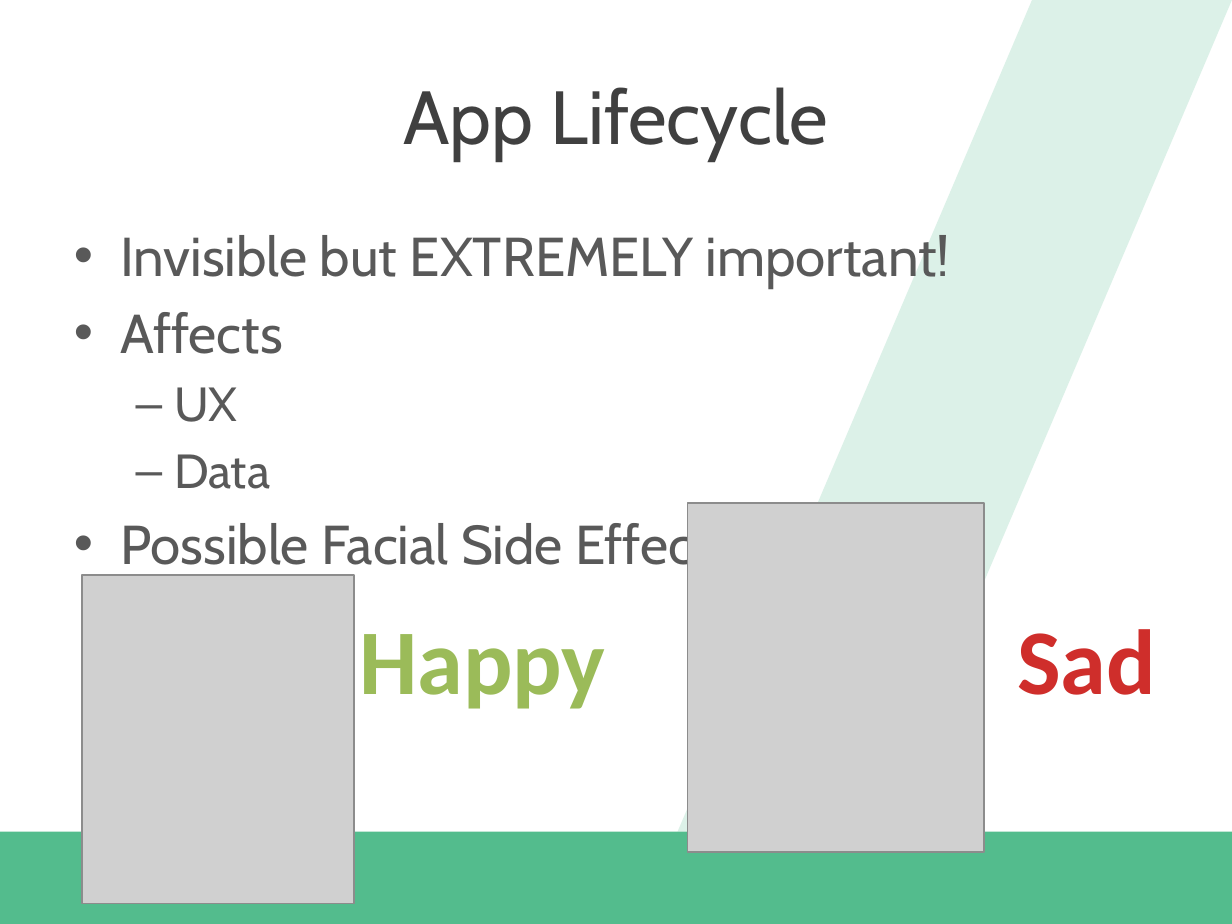
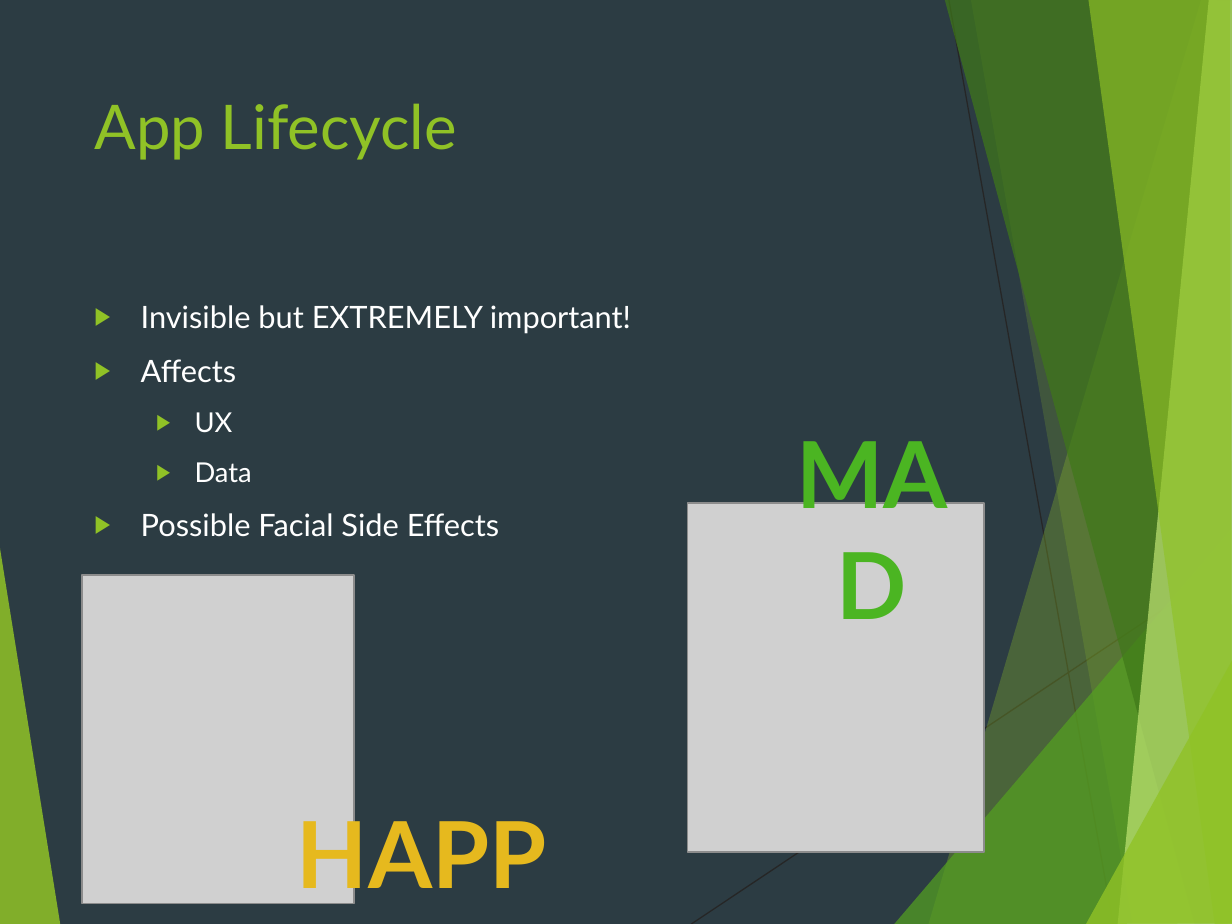
Before and after one commit to dannydwarren/CrawlWalkTalk, a slide deck: slide 4 of App And Page Lifecycle/Creating Great Windows Universal User Experiences.pptx (slide 3 before the commit). Drawn at 1232x924 pixels with LibreOffice and Linux fonts; fonts in the diff are those of the drawing; grey boxes stand for pictures; background and template pictures are left out. Boxes give left, top, right and bottom in pixels: in the first picture for what was removed or moved away, otherwise in the second. Text is boxed around its words. In the diff, an @@ line names an element or a change of style, - is before the commit and + after.

```diff
--- a/App And Page Lifecycle/Creating Great Windows Universal User Experiences.pptx
+++ b/App And Page Lifecycle/Creating Great Windows Universal User Experiences.pptx
@@ background #FFFFFF to #2C3C43 @@
@@ parallelogram removed at (x1=678, y1=0, x2=1232, y2=832) @@
@@ title "App Lifecycle" moved from (x1=403, y1=87, x2=828, y2=159) to (x1=94, y1=103, x2=457, y2=160) @@
@@ title "App Lifecycle" at (x1=94, y1=103, x2=457, y2=160): size 44 to 36 pt, font Cabin to Lato, text colour #404040 to #90C226; alignment centre to left; vertical alignment middle to top @@
@@ text "Invisible but EXTREMELY important!" moved from (x1=120, y1=234, x2=950, y2=576) to (x1=141, y1=305, x2=631, y2=537) @@
@@ text "Invisible but EXTREMELY important!" at (x1=141, y1=305, x2=631, y2=537): size 32 to 18 pt, font Cabin to Lato, text colour #595959 to #FFFFFF; size 28 to 16 pt in "UX", "Data"; bullet • to ▶; more space between paragraphs; bullet – to ▶ @@
@@ text added at (x1=760, y1=410, x2=984, y2=535), 54 pt, text gradient #92E27A to #4CB523 to #398F00, bold @@
+MAD
@@ text removed at (x1=1017, y1=629, x2=1156, y2=695) @@
-Sad
@@ text at (x1=359, y1=634, x2=605, y2=709): text changed; font Calibri to Lato; text colour #9BBB59 to #E6B91E @@
-Happy
+HAPPY
@@ group added at (x1=0, y1=0, x2=1232, y2=924): 8 freeform shapes, 2 lines @@
@@ rectangle removed at (x1=0, y1=832, x2=1232, y2=924) @@
```
Also in this commit, not shown: 2 other slides changed, 3 slides added, 2 slides removed.
